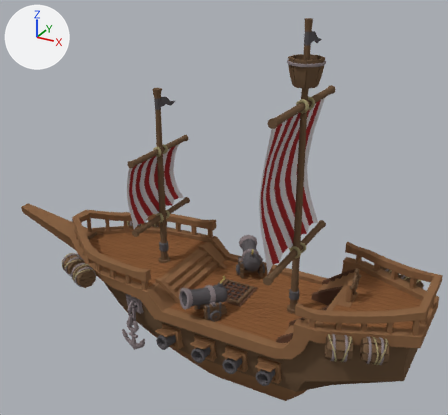
A saved change to the Blender file Assets/Assets/Ship/Ship_Large.blend.
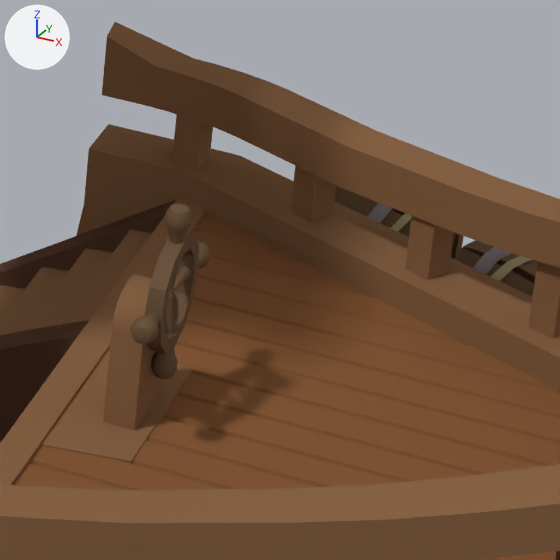
The first picture shows the older version from a 50 mm camera at (7.93, -15.65, 11.85) aimed at (-0.88, 0.36, 3.84). The close-ups show both versions on the part from 74% to 92% of the width and 57% to 78% of the height of that picture; other places that the commit changed are outside them. Arrows for +X, +Y and +Z are at upper left; the lights stay in place.

The older version as bpy lines, for what is in view:
```python
me_cube_028 = bpy.data.meshes.new('Cube.028')
me_cube_028.from_pydata(...)  # 11749 vertices, 9974 faces; spans x -9.5..5.9, y -2.7..2.7, z -1.6..9.9
me_cube_028.polygons.foreach_set('use_smooth', [True] * 9974)
me_cube_028.materials.append(mat_atlas)  # picture img_atlas_pirate_png
ob_ship_large = bpy.data.objects.new('Ship_Large', me_cube_028)
ob_ship_large.location = (0.0, 0.0, 0.0)
```
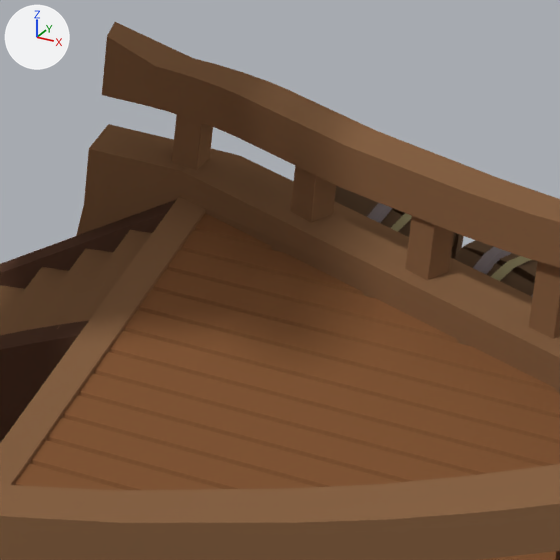
Changed parts and their boxes (x1, y1, x2, y2) in the close-ups (560 x 560 px):
part 1 of me_cube_028, deleted (brown)
    before: (41, 203, 211, 464)

What the commit changed:
me_cube_028 is used by ob_ship_large; location (0.0, 0.0, 0.0).
me_cube_028 had 11749 vertices, 9974 faces and spanned x -9.5..5.9, y -2.7..2.7, z -1.6..9.9.
me_cube_028 now has 11369 vertices, 9608 faces and spans x -9.5..5.9, y -2.7..2.7, z -1.6..9.9.
me_cube_028 part 1: 7 loose pieces with 380 vertices, spanning x 3.3..3.8, y -0.5..0.5, z 1.9..3.0, are deleted.
